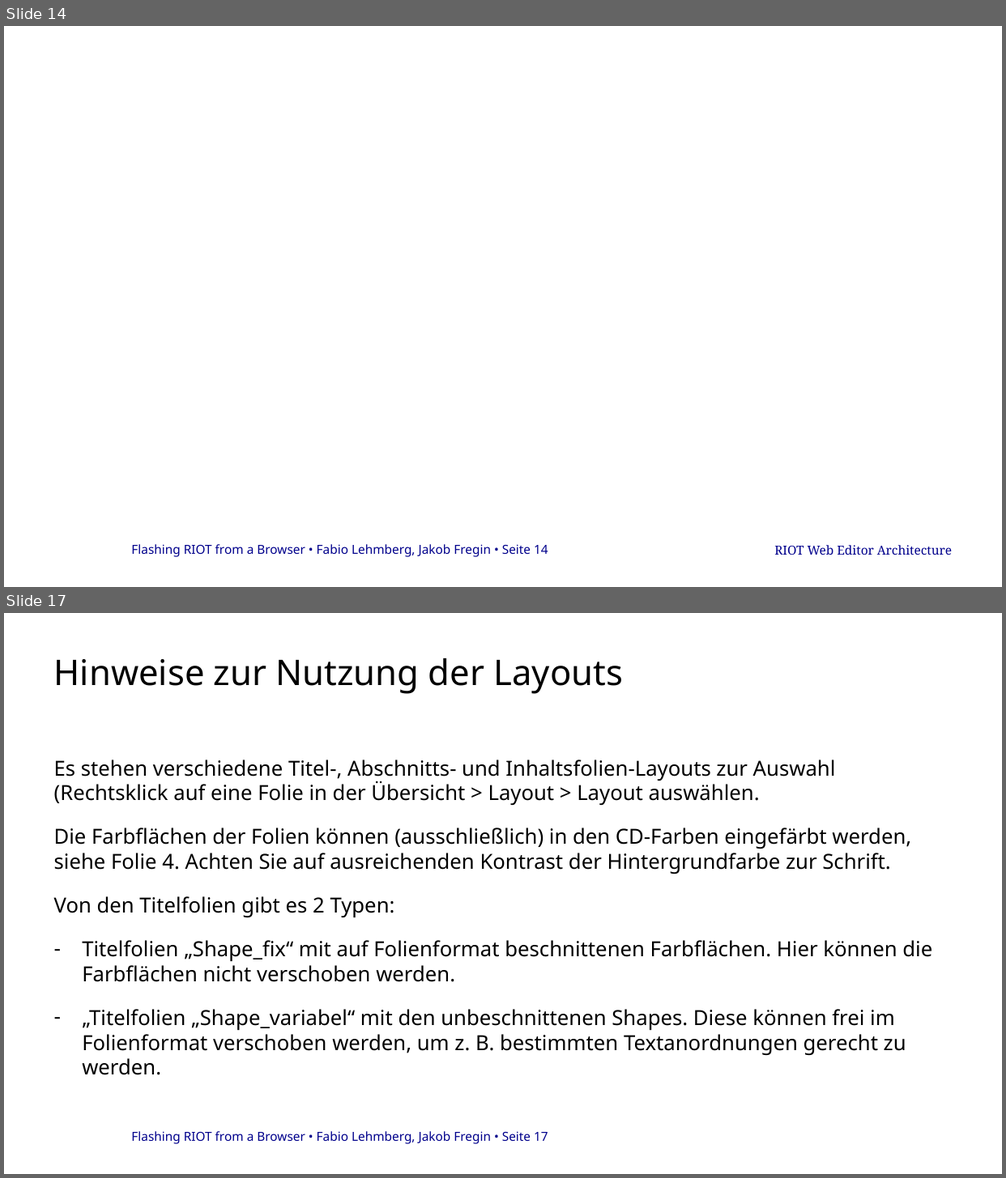
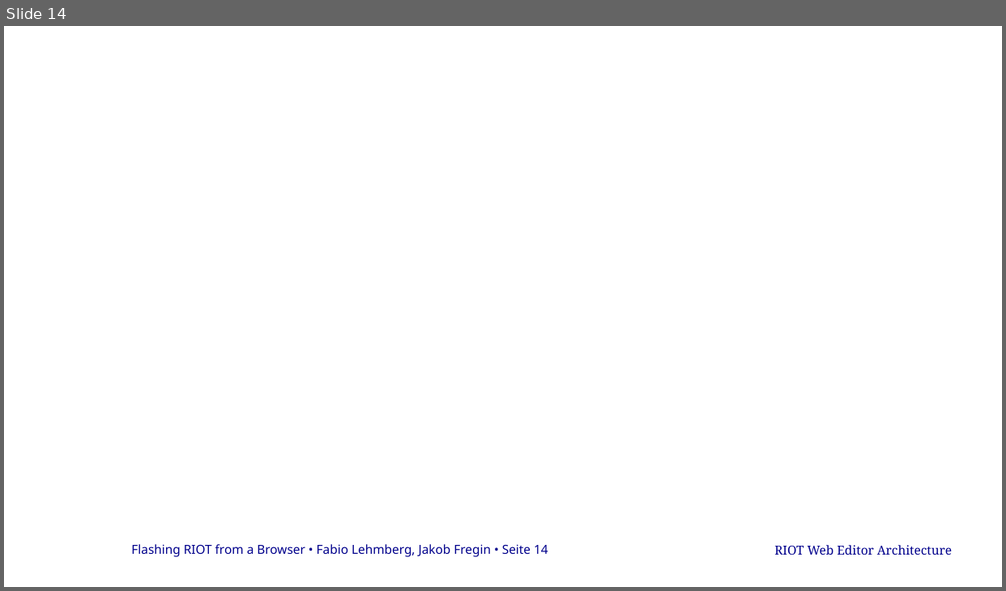
Before and after one commit to cheater78/RIOT-WebEditor, a slide deck: docs/project-log/RIoTPresentation.pptx. Shown one above the other, each under a label of ours: slides 14 and 17 before the commit, slide 14 after it; the slides between them are not shown. The pictures are 1006x1178 and 1006x591 pixels, drawn with LibreOffice and Linux fonts; fonts in the diff are those of the drawing; background and template pictures are left out. Boxes give left, top, right and bottom in pixels: in the first picture for what was removed or moved away, otherwise in the second. Text is boxed around its words. In the diff, an @@ line names an element or a change of style, - is before the commit and + after.

Commit message:
presentation

```diff
--- a/docs/project-log/RIoTPresentation.pptx
+++ b/docs/project-log/RIoTPresentation.pptx
@@ slide 17 removed at (4,613,1002,1174), background #FFFFFF; not listed: 1 template element that a slide beside it also shows @@
@@ title removed at (54,658,623,694) @@
-Hinweise zur Nutzung der Layouts
@@ text removed at (54,760,932,1076) @@
-Es stehen verschiedene Titel-, Abschnitts- und Inhaltsfolien-Layouts zur Auswahl (Rechtsklick auf eine Folie in der Übersicht > Layout > Layout auswählen.
-Die Farbflächen der Folien können (ausschließlich) in den CD-Farben eingefärbt werden, siehe Folie 4. Achten Sie auf ausreichenden Kontrast der Hintergrundfarbe zur Schrift.
-Von den Titelfolien gibt es 2 Typen:
-– Titelfolien „Shape_fix“ mit auf Folienformat beschnittenen Farbflächen. Hier können die Farbflächen nicht verschoben werden.
-– „Titelfolien „Shape_variabel“ mit den unbeschnittenen Shapes. Diese können frei im Folienformat verschoben werden, um z. B. bestimmten Textanordnungen gerecht zu werden.
```
Also in this commit, not shown: 13 slides added, 13 other slides removed, 2 other files.
